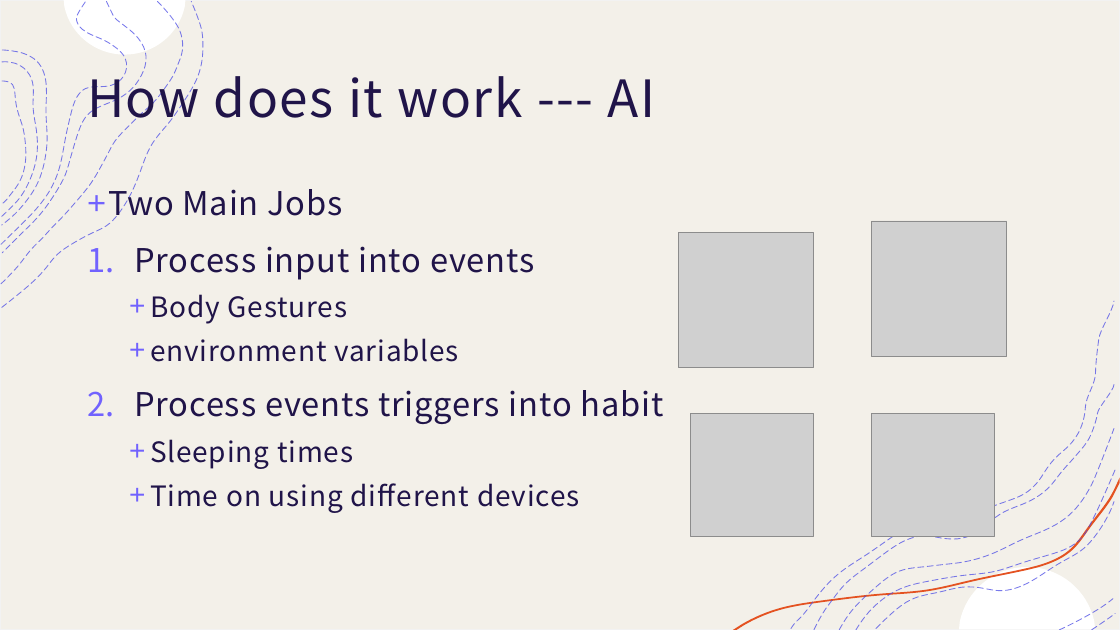
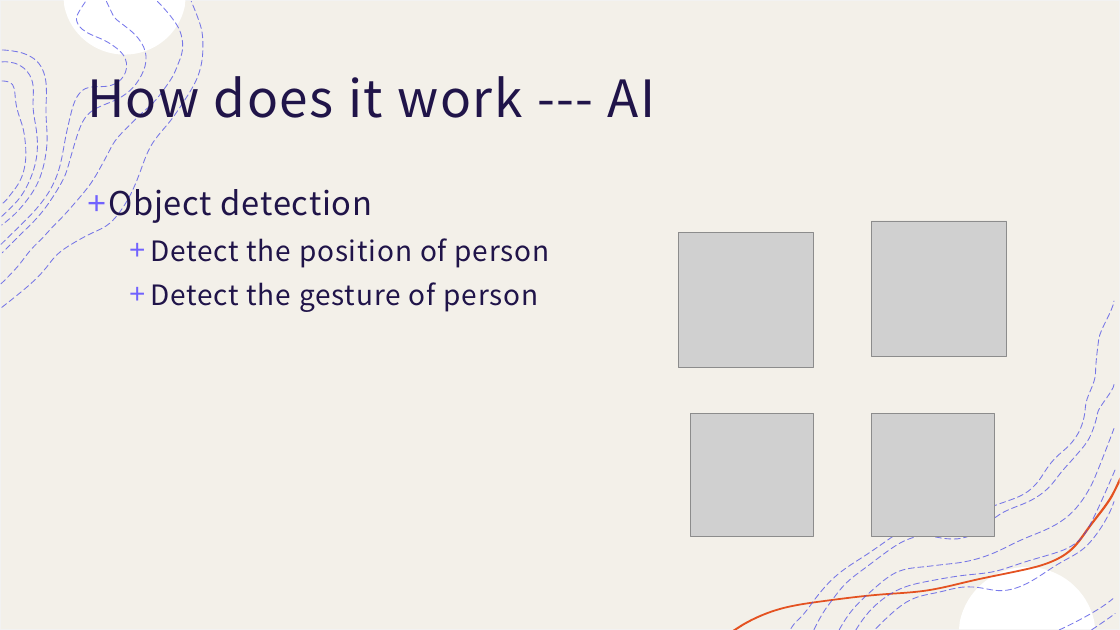
Before and after one commit to smarttommyau/aiot_bedroom, a slide deck: slide 7 of project_documents/AIOT bedroom.pptx (slide 6 before the commit). Drawn at 1120x630 pixels with LibreOffice and Linux fonts; fonts in the diff are those of the drawing; grey boxes stand for pictures. Boxes give left, top, right and bottom in pixels: in the first picture for what was removed or moved away, otherwise in the second. Text is boxed around its words. In the diff, an @@ line names an element or a change of style, - is before the commit and + after.

```diff
--- a/project_documents/AIOT bedroom.pptx
+++ b/project_documents/AIOT bedroom.pptx
@@ text at [108,183,550,312]: text changed @@
-+ Two Main Jobs
-1. Process input into events
-  + Body Gestures
-  + environment variables
-2. Process events triggers into habit
-  + Sleeping times
-  + Time on using different devices
++ Object detection
+  + Detect the position of person
+  + Detect the gesture of person
```
Also in this commit, not shown: 1 other slide changed, 2 slides added.
